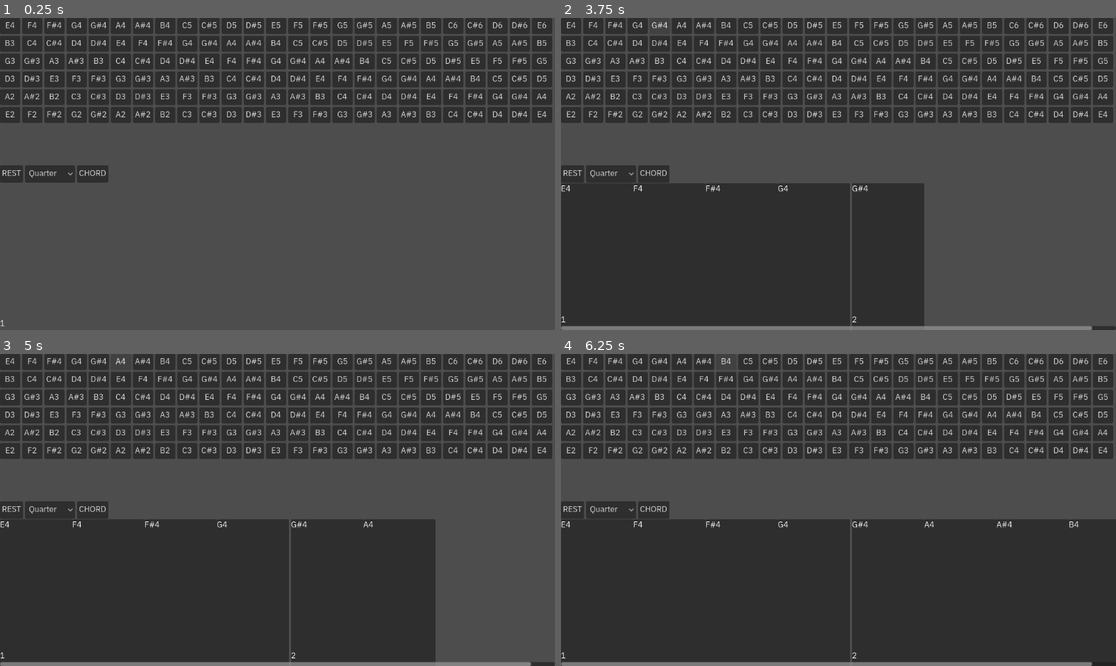
Above: before the commit, frames 1-4 (two rows, left to right).
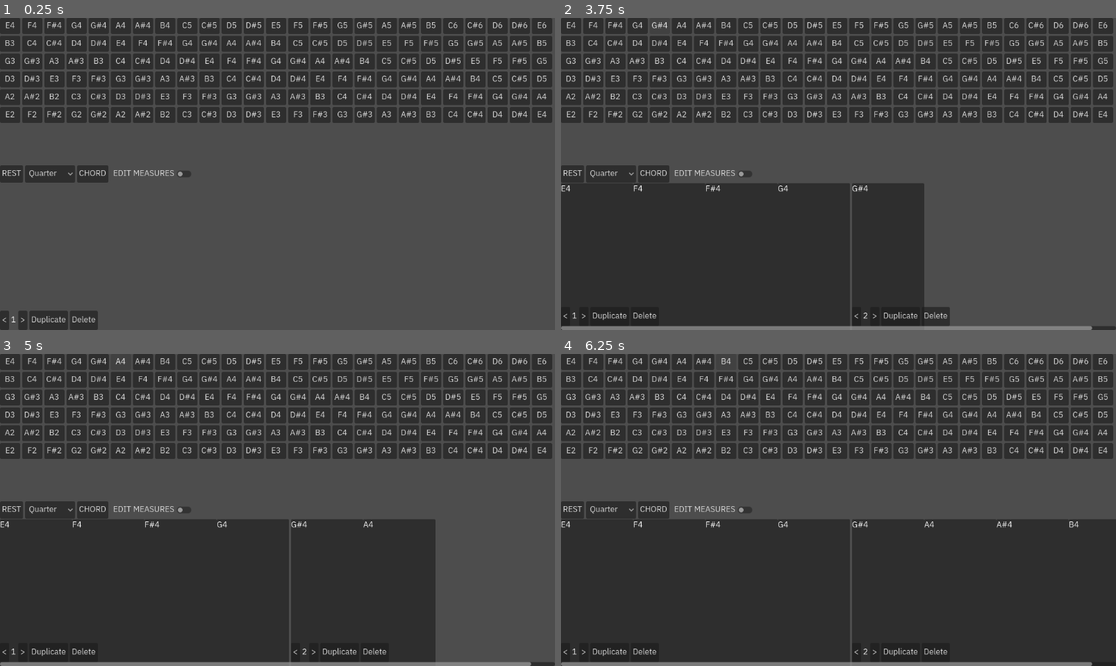
Above: after the commit, the same moments.

Repository: TetroTheo/GuitarMaster
Game: Godot game, scene res://test.tscn
Two runs of this game, one before a commit and one after it. Both use one fixed random seed, a clock stepped at 60 frames per second and the inputs below.
Inputs:
- Up to frame 1 (0.25 s): no input
- Up to frame 2 (3.75 s): click "E4" at 0.5 s; click "F4" at 1.25 s; click "F#4" at 2 s; click "G4" at 2.75 s; click "G#4" at 3.5 s
- Up to frame 3 (5 s): click "A4" at 4.25 s
- Up to frame 4 (6.25 s): click "A#4" at 5 s; click "B4" at 5.75 s

The runs differ from the first frame. In frame 1, 1.0% of the frame differs, in the area x 0-35%, y 48-100%; in frame 2, 0.6%; in frame 3, 0.4%; in frame 4, 0.4%.

Commit message:
added a bit more buttons to each measure, which I will make function next time. they should also be able to toggle visibility, otherwise it would create a bit of clutter, wouldn't you say?

Diff:
--- a/communicator.gd
+++ b/communicator.gd
@@ -37,3 +37,15 @@
 				npkg.notes.append(note)
 			$Sheet.add_note_pkg(npkg)
 			chord_notes.clear()
+
+## TODO:
+## make sure notes do not repeat strings in a chord
+## be able to move measures around
+## delete a measure
+## delete an npkgn (if all are deleted in a measure, then delete the measure)
+## duplicate a measure
+
+## SETTINGS:
+## left-handed
+## bass mode
+## scaling (constant | logarithmic)
--- a/test-measure.gd
+++ b/test-measure.gd
@@ -6,7 +6,7 @@
 ## the measure cannot set its own, so it relies on this function
 func set_measure_number(n : int):
 	measure_number = n
-	$Label.text = str(n)
+	$HBoxContainer/Label.text = str(n)
 
 ## add up the duration of all child npkgs
 func get_duration() -> float:
--- a/test-measure.tscn
+++ b/test-measure.tscn
@@ -15,12 +15,31 @@
 size_flags_vertical = 3
 theme_override_constants/separation = 0
 
-[node name="Label" type="Label" parent="." unique_id=993654634]
+[node name="HBoxContainer" type="HBoxContainer" parent="." unique_id=627759038]
 layout_mode = 1
 anchors_preset = 2
 anchor_top = 1.0
 anchor_bottom = 1.0
-offset_top = -25.0
-offset_right = 11.0
+offset_top = -40.0
+offset_right = 40.0
 grow_vertical = 0
+
+[node name="Left" type="Button" parent="HBoxContainer" unique_id=1419409131]
+layout_mode = 2
+text = "<"
+
+[node name="Label" type="Label" parent="HBoxContainer" unique_id=993654634]
+layout_mode = 2
 text = "1"
+
+[node name="Right" type="Button" parent="HBoxContainer" unique_id=203168976]
+layout_mode = 2
+text = ">"
+
+[node name="Duplicate" type="Button" parent="HBoxContainer" unique_id=1031635779]
+layout_mode = 2
+text = "Duplicate"
+
+[node name="Delete" type="Button" parent="HBoxContainer" unique_id=597024512]
+layout_mode = 2
+text = "Delete"
--- a/test.tscn
+++ b/test.tscn
@@ -60,6 +60,10 @@
 toggle_mode = true
 text = "CHORD"
 
+[node name="CheckButton" type="CheckButton" parent="Communicator/HBoxContainer" unique_id=1368161599]
+layout_mode = 2
+text = "EDIT MEASURES"
+
 [connection signal="pressed" from="Communicator/HBoxContainer/Rest" to="Communicator" method="on_rest_pressed"]
 [connection signal="item_selected" from="Communicator/HBoxContainer/Duration" to="Communicator" method="on_duration_changed"]
 [connection signal="toggled" from="Communicator/HBoxContainer/Chord" to="Communicator" method="on_chord_toggled"]
